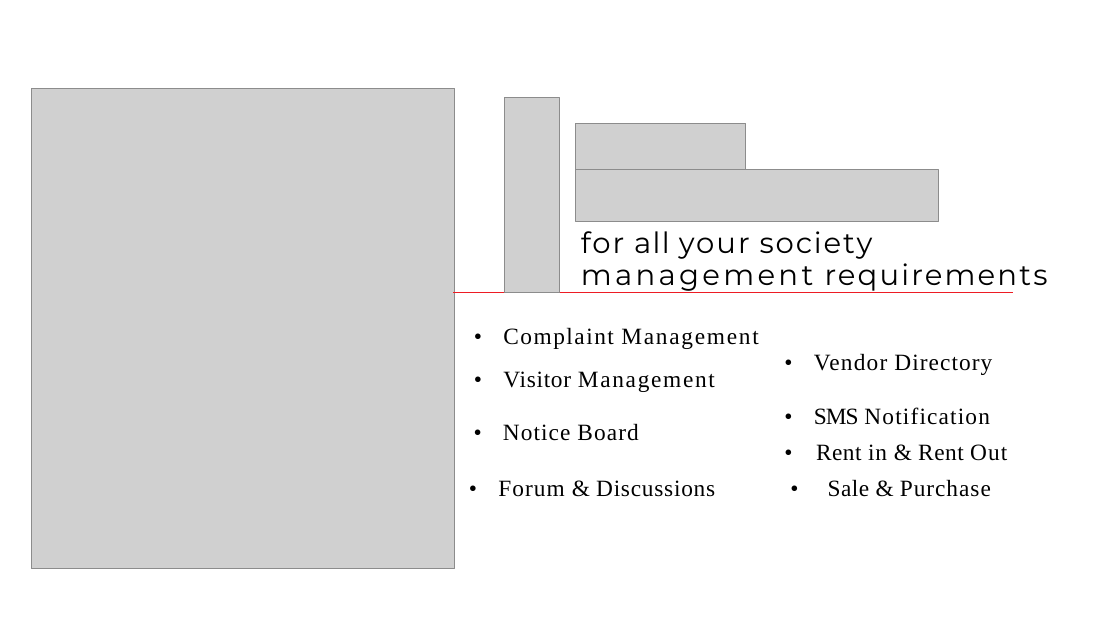
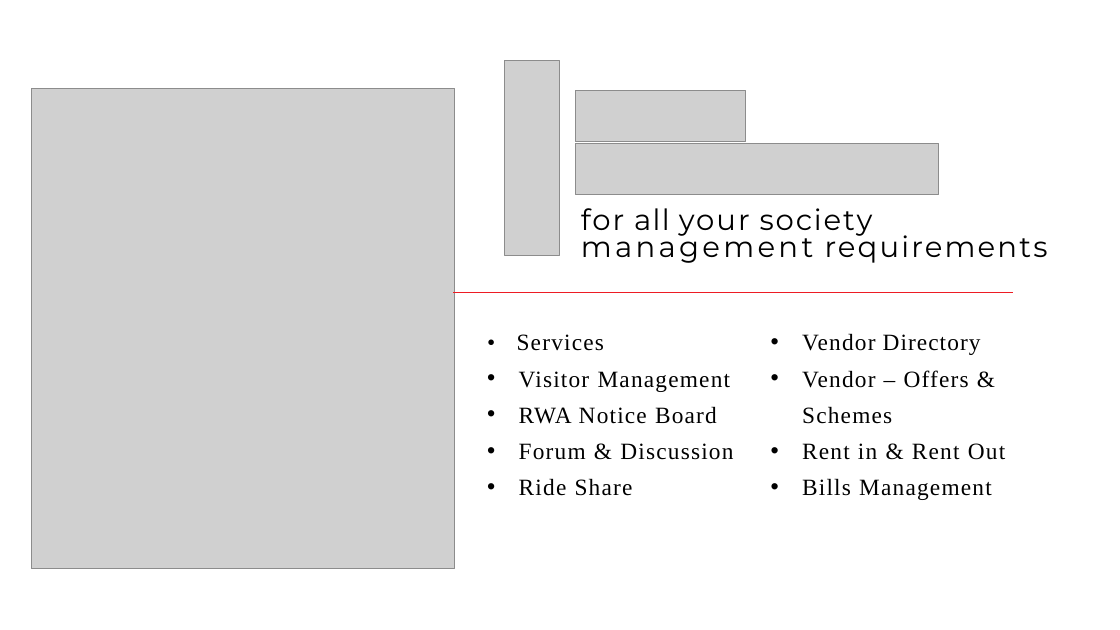
Before and after one commit to Anvisys/Documents, a slide deck: slide 5 of Nestin presentation.pptx. Drawn at 1120x630 pixels with LibreOffice and Linux fonts; fonts in the diff are those of the drawing; grey boxes stand for pictures; background and template pictures are left out. Boxes give left, top, right and bottom in pixels: in the first picture for what was removed or moved away, otherwise in the second. Text is boxed around its words. In the diff, an @@ line names an element or a change of style, - is before the commit and + after.

```diff
--- a/Nestin presentation.pptx
+++ b/Nestin presentation.pptx
@@ picture: place and size @@
-picture at <box>505,97,560,292</box>
+picture at <box>505,60,560,255</box>
@@ picture: place and size @@
-picture at <box>576,124,746,175</box>
+picture at <box>576,90,746,141</box>
@@ 2 texts, 1 picture: place and size @@
-2 texts, 1 picture at <box>576,170,1048,291</box>
+2 texts, 1 picture at <box>576,143,1048,263</box>
@@ text at <box>517,334,733,496</box>: text changed @@
-• Complaint Management
+• Services
+• Visitor Management
+• RWA Notice Board
+• Forum & Discussion
+• Ride Share
@@ text at <box>802,333,1005,500</box>: text changed @@
-• SMS Notification
-• Rent in & Rent Out • Sale & Purchase
+• Vendor Directory
+• Vendor – Offers & Schemes
+• Rent in & Rent Out
+• Bills Management
@@ text removed at <box>814,353,992,375</box> @@
-• Vendor Directory
@@ text removed at <box>503,371,715,392</box> @@
-• Visitor Management
@@ text removed at <box>503,423,638,441</box> @@
-• Notice Board
@@ text removed at <box>498,480,715,497</box> @@
-• Forum & Discussions
```
Also in this commit, not shown: 11 other slides changed, 1 slide added, 1 slide removed.
